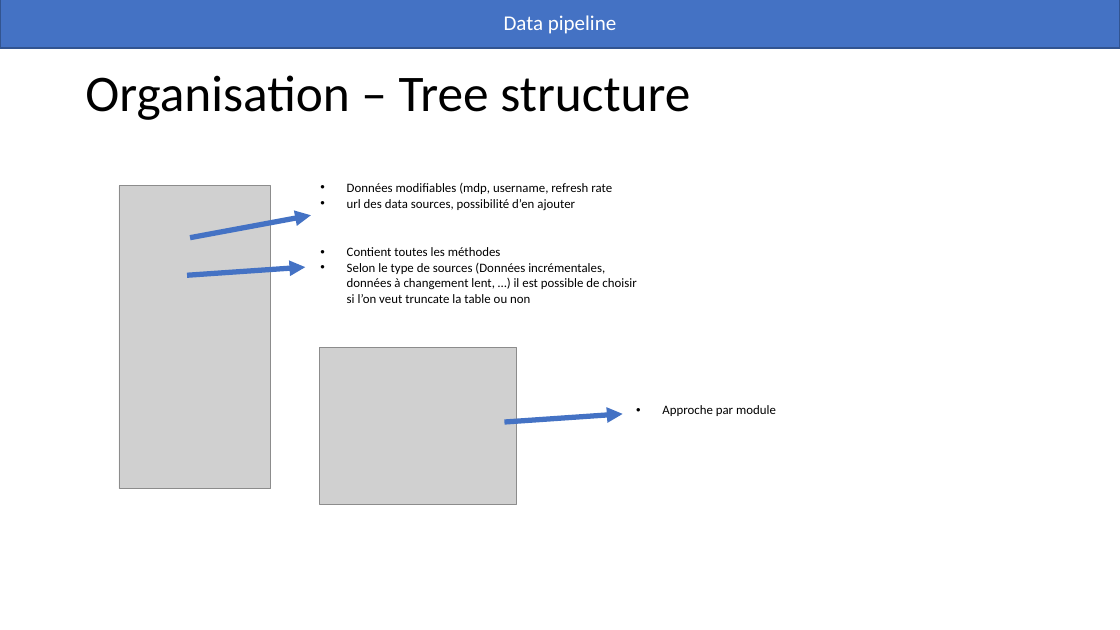
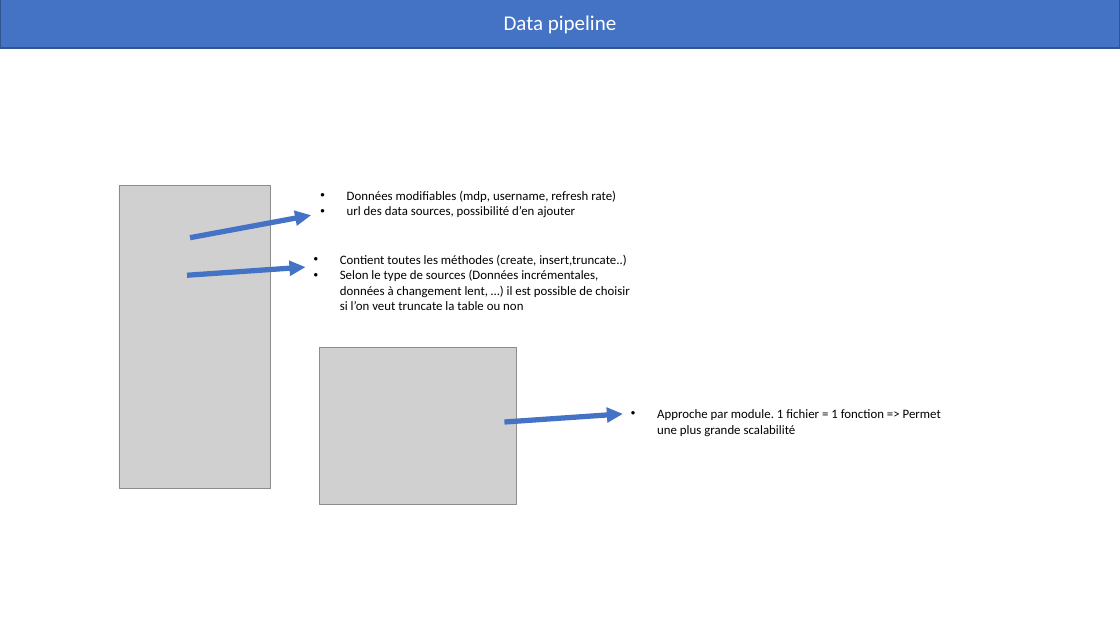
Before and after one commit to antoinersw/data-pipeline, a slide deck: slide 6 of présentation.pptx. Drawn at 1120x630 pixels with LibreOffice and Linux fonts; fonts in the diff are those of the drawing; grey boxes stand for pictures. Boxes give left, top, right and bottom in pixels: in the first picture for what was removed or moved away, otherwise in the second. Text is boxed around its words. In the diff, an @@ line names an element or a change of style, - is before the commit and + after.

```diff
--- a/présentation.pptx
+++ b/présentation.pptx
@@ title removed at box(85, 75, 690, 120) @@
-Organisation – Tree structure
@@ text "Données modifiables (mdp, username, refresh ...": place and size @@
-text "Données modifiables (mdp, username, refresh ..." at box(347, 183, 612, 210)
+text "Données modifiables (mdp, username, refresh ..." at box(347, 191, 616, 217)
@@ text at box(347, 191, 616, 202): text changed @@
-• Données modifiables (mdp, username, refresh rate
+• Données modifiables (mdp, username, refresh rate)
@@ text "Contient toutes les méthodes (create, ...": place and size @@
-text "Contient toutes les méthodes (create, ..." at box(347, 247, 636, 303)
+text "Contient toutes les méthodes (create, ..." at box(340, 255, 629, 310)
@@ text at box(340, 255, 626, 266): text changed @@
-• Contient toutes les méthodes
+• Contient toutes les méthodes (create, insert,truncate..)
@@ text at box(657, 409, 941, 436): text changed @@
-• Approche par module
+• Approche par module. 1 fichier = 1 fonction => Permet une plus grande scalabilité
```
Also in this commit, not shown: 5 other slides changed, 8 slides added, 2 slides removed, 2 other files.
